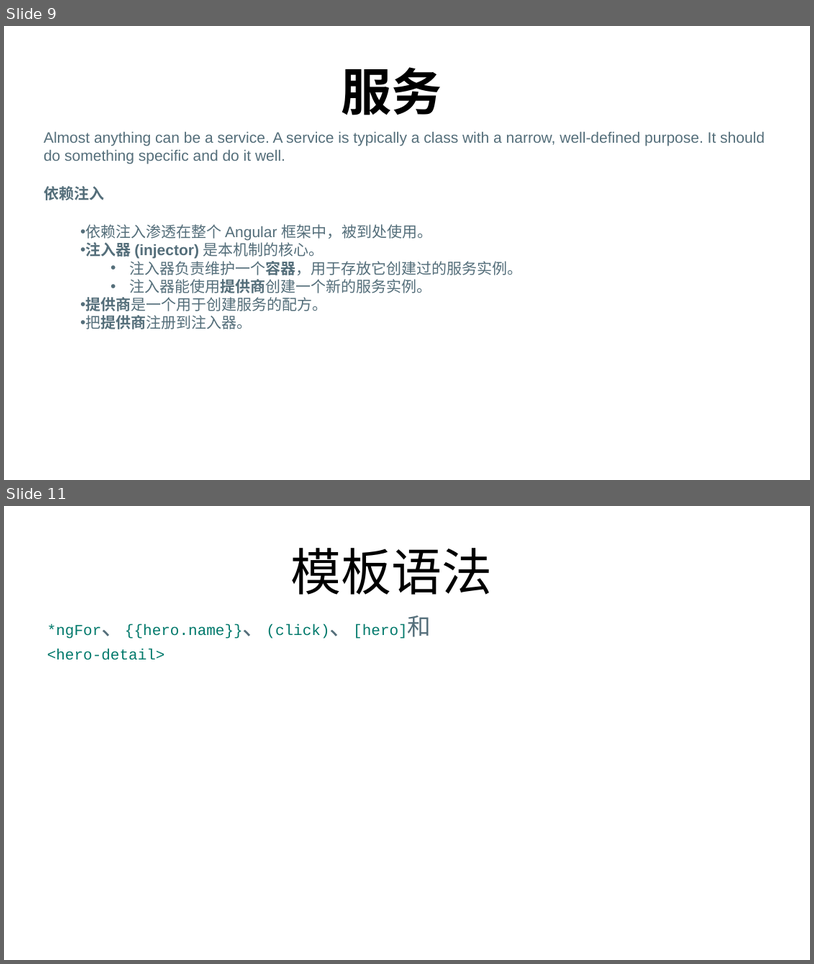
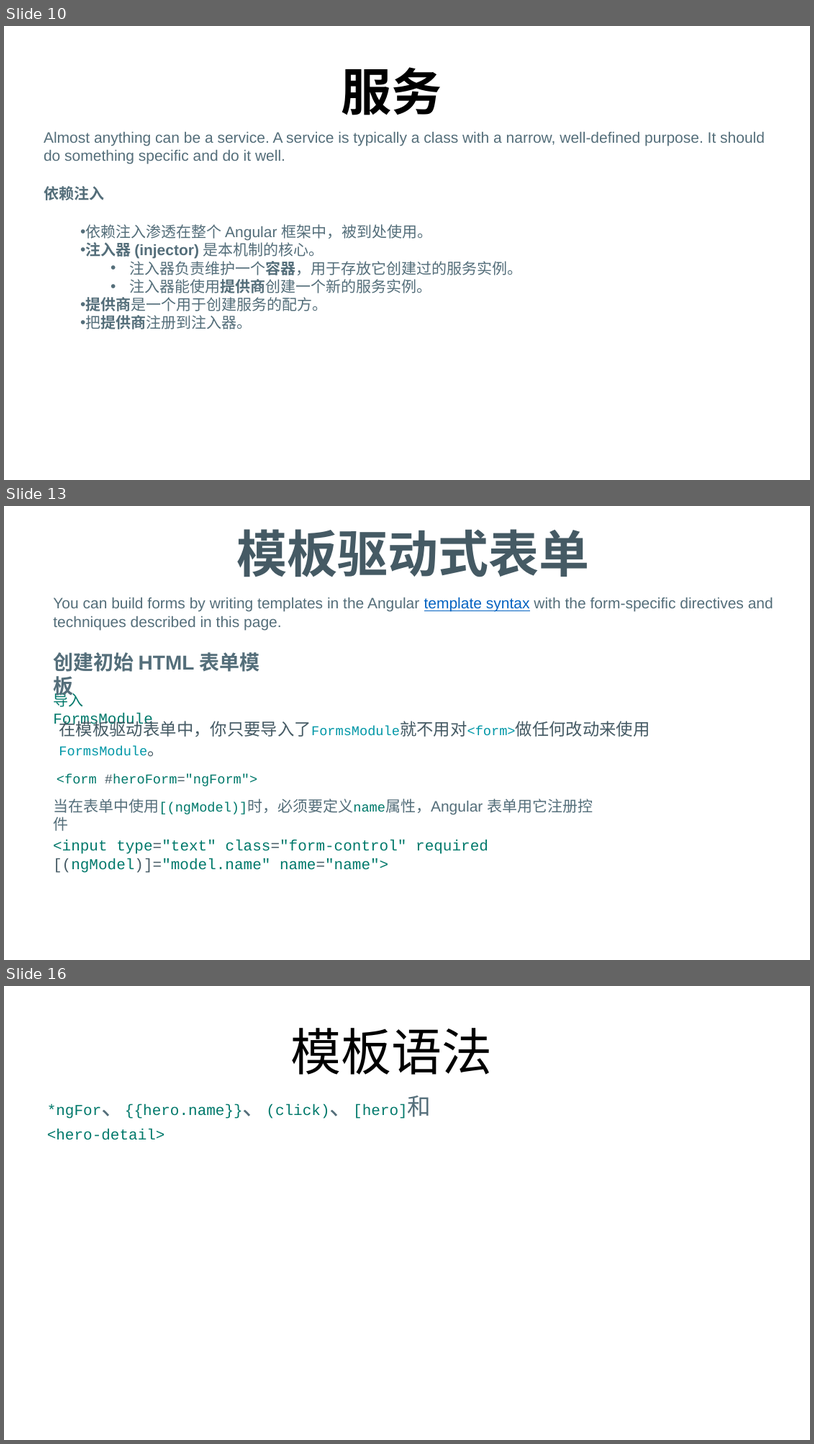
Before and after one commit to FredJiangFei/MyDocuments, a slide deck: Angular summary/Angular.pptx. Shown one above the other, each under a label of ours: slides 9 and 11 before the commit, slides 10, 13 and 16 after it; the slides between them are not shown. The pictures are 814x964 and 814x1444 pixels, drawn with LibreOffice and Linux fonts; fonts in the diff are those of the drawing. Boxes give left, top, right and bottom in pixels: in the first picture for what was removed or moved away, otherwise in the second. Text is boxed around its words. In the diff, an @@ line names an element or a change of style, - is before the commit and + after.

Commit message:
Angular summary

```diff
--- a/Angular summary/Angular.pptx
+++ b/Angular summary/Angular.pptx
@@ slide 13 added at bbox=[4, 506, 810, 960], background #FFFFFF @@
@@ title added at bbox=[237, 529, 589, 577], 60 pt, text #455A64, bold @@
+模板驱动式表单
@@ text added at bbox=[53, 597, 774, 630], 18 pt, text #546E7A @@
+You can build forms by writing templates in the Angular template syntax with the form-specific directives and techniques described in this page.
@@ text added at bbox=[53, 652, 260, 699], 24 pt, text #546E7A, bold @@
+创建初始 HTML 表单模板
@@ text added at bbox=[53, 690, 153, 728], 18 pt, text #00796B @@
+导入FormsModule
@@ text added at bbox=[59, 718, 651, 757], 20 pt, text #455A64 @@
+在模板驱动表单中，你只要导入了FormsModule就不用对<form>做任何改动来使用FormsModule。
@@ text added at bbox=[57, 774, 257, 786], 16 pt, text #00796B @@
+<form #heroForm="ngForm">
@@ text added at bbox=[53, 798, 593, 831], 18 pt, text #546E7A @@
+当在表单中使用[(ngModel)]时，必须要定义name属性，Angular 表单用它注册控件
@@ rectangle added at bbox=[53, 845, 671, 863], fill #FFFFFF, 18 pt, text #00796B @@
+<input type="text" class="form-control" required [(ngModel)]="model.name" name="name">
@@ what was slide 9 is now slide 10 @@
@@ what was slide 11 is now slide 16 @@
```
Also in this commit, not shown: 2 slides changed, 4 other slides added.
